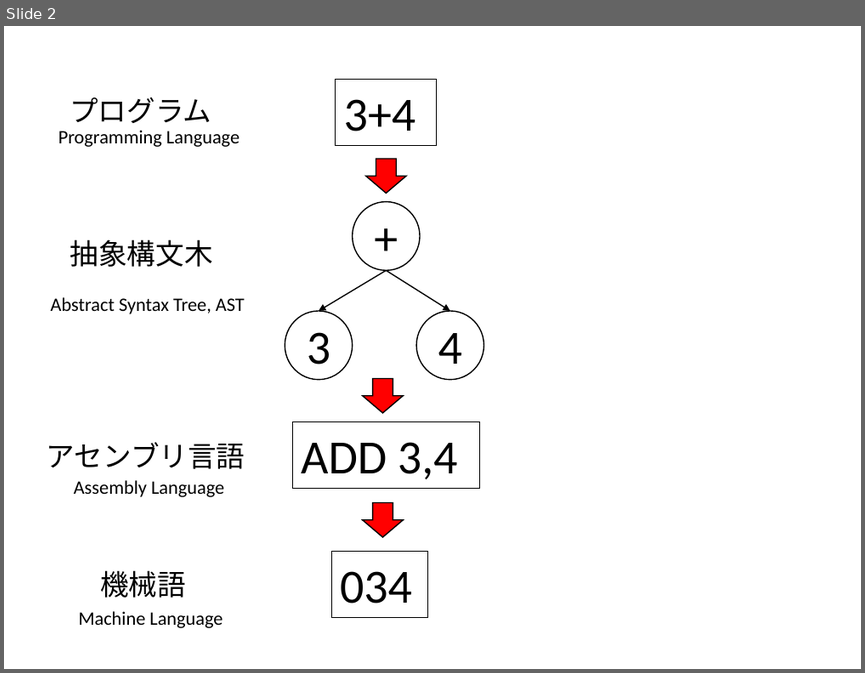
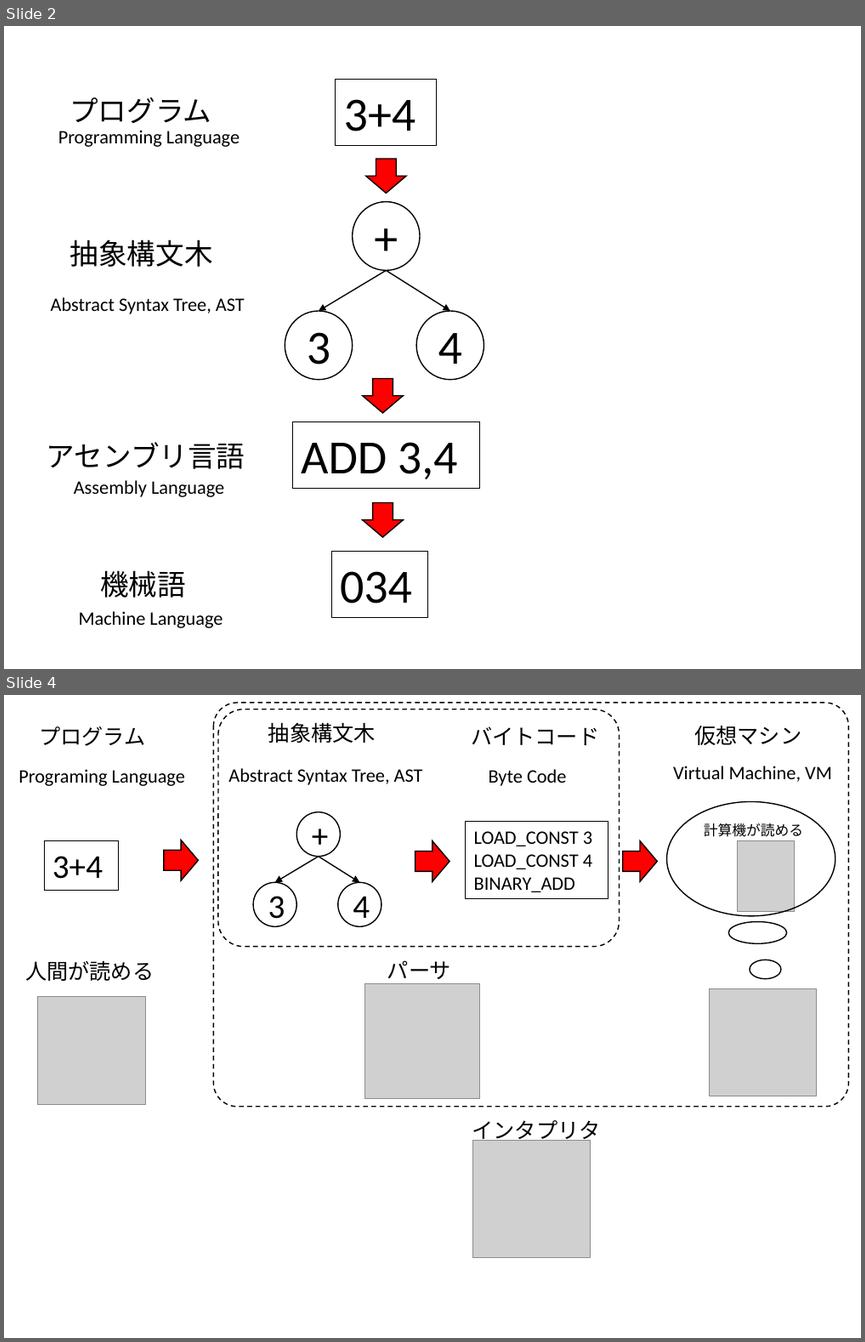
Before and after one commit to kaityo256/python_zero, a slide deck: howtowork/fig/fig.pptx. Shown one above the other, each under a label of ours: slide 2 before the commit, slides 2 and 4 after it; the slides between them are not shown. The pictures are 865x673 and 865x1342 pixels, drawn with LibreOffice and Linux fonts; fonts in the diff are those of the drawing; grey boxes stand for pictures. Boxes give left, top, right and bottom in pixels: in the first picture for what was removed or moved away, otherwise in the second. Text is boxed around its words. In the diff, an @@ line names an element or a change of style, - is before the commit and + after.

```diff
--- a/howtowork/fig/fig.pptx
+++ b/howtowork/fig/fig.pptx
@@ slide 4 added at (x1=4, y1=695, x2=861, y2=1338), background #FFFFFF @@
@@ rounded rectangle added at (x1=213, y1=703, x2=848, y2=1106), outline #000000 1 pt dashed @@
@@ rounded rectangle added at (x1=218, y1=709, x2=619, y2=947), outline #000000 1 pt dashed @@
@@ text added at (x1=39, y1=726, x2=145, y2=746), 18 pt, text #000000 @@
+プログラム
@@ text added at (x1=268, y1=722, x2=375, y2=743), 18 pt, text #000000 @@
+抽象構文木
@@ text added at (x1=471, y1=726, x2=599, y2=745), 18 pt, text #000000 @@
+バイトコード
@@ text added at (x1=694, y1=726, x2=801, y2=745), 18 pt, text #000000 @@
+仮想マシン
@@ text added at (x1=18, y1=769, x2=185, y2=786), 16 pt, text #000000 @@
+Programing Language
@@ text added at (x1=228, y1=768, x2=423, y2=785), 16 pt, text #000000 @@
+Abstract Syntax Tree, AST
@@ text added at (x1=488, y1=769, x2=567, y2=786), 16 pt, text #000000 @@
+Byte Code
@@ text added at (x1=673, y1=766, x2=832, y2=782), 16 pt, text #000000 @@
+Virtual Machine, VM
@@ rectangle added at (x1=465, y1=821, x2=608, y2=899), outline #000000 0.75 pt, 16 pt, text #000000 @@
+LOAD_CONST 3
+LOAD_CONST 4
+BINARY_ADD
@@ ellipse added at (x1=666, y1=801, x2=835, y2=915), outline #000000 1 pt @@
@@ rectangle added at (x1=44, y1=840, x2=119, y2=890), outline #000000 0.75 pt, 28 pt, text #000000 @@
+3+4
@@ down arrow added at (x1=164, y1=840, x2=198, y2=880), fill #FF0000, outline #000000 1 pt @@
@@ down arrow added at (x1=415, y1=841, x2=449, y2=881), fill #FF0000, outline #000000 1 pt @@
@@ down arrow added at (x1=622, y1=841, x2=657, y2=881), fill #FF0000, outline #000000 1 pt @@
@@ text added at (x1=704, y1=823, x2=803, y2=837), 12 pt, text #000000 @@
+計算機が読める
@@ picture added at (x1=737, y1=840, x2=794, y2=912) @@
@@ group added at (x1=253, y1=812, x2=382, y2=927): 3 ellipses, 2 arrows @@
++
+3
+4
@@ ellipse added at (x1=729, y1=921, x2=787, y2=943), outline #000000 1 pt @@
@@ text added at (x1=25, y1=960, x2=154, y2=981), 18 pt, text #000000 @@
+人間が読める
@@ text added at (x1=387, y1=960, x2=451, y2=979), 18 pt, text #000000 @@
+パーサ
@@ ellipse added at (x1=749, y1=959, x2=781, y2=979), outline #000000 1 pt @@
@@ picture added at (x1=37, y1=996, x2=145, y2=1104) @@
@@ picture added at (x1=364, y1=984, x2=479, y2=1099) @@
@@ picture added at (x1=710, y1=988, x2=817, y2=1095) @@
@@ text added at (x1=472, y1=1120, x2=601, y2=1143), 18 pt, text #000000 @@
+インタプリタ
@@ picture added at (x1=472, y1=1140, x2=590, y2=1258) @@
```
Also in this commit, not shown: 1 slide changed, 8 other files.
